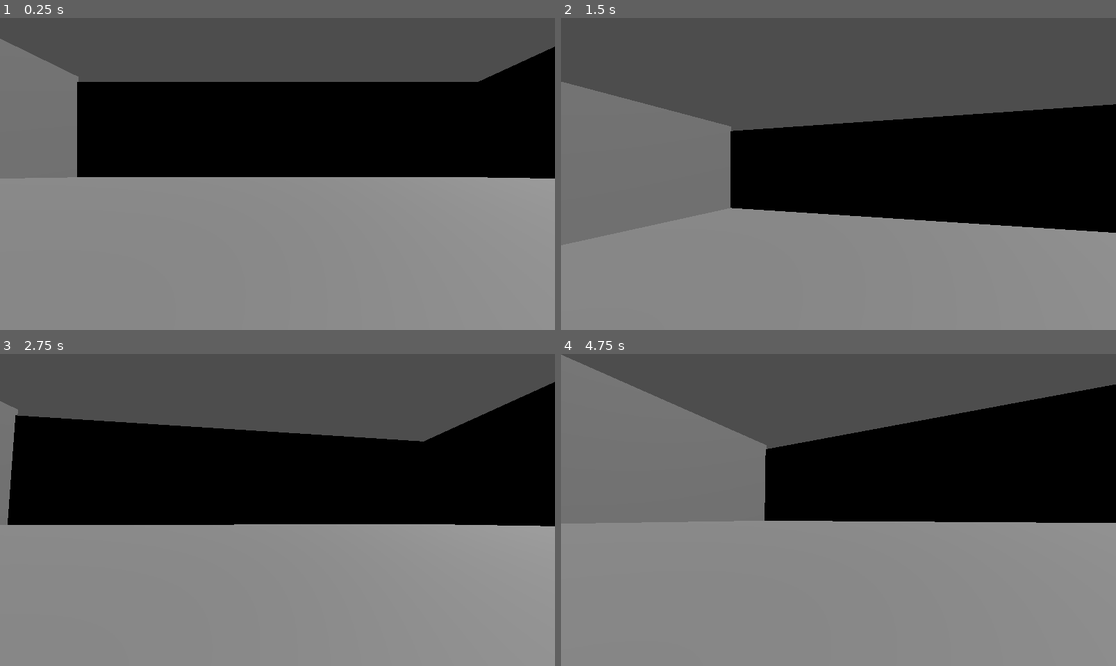
Above: before the commit, frames 1-4 (two rows, left to right).
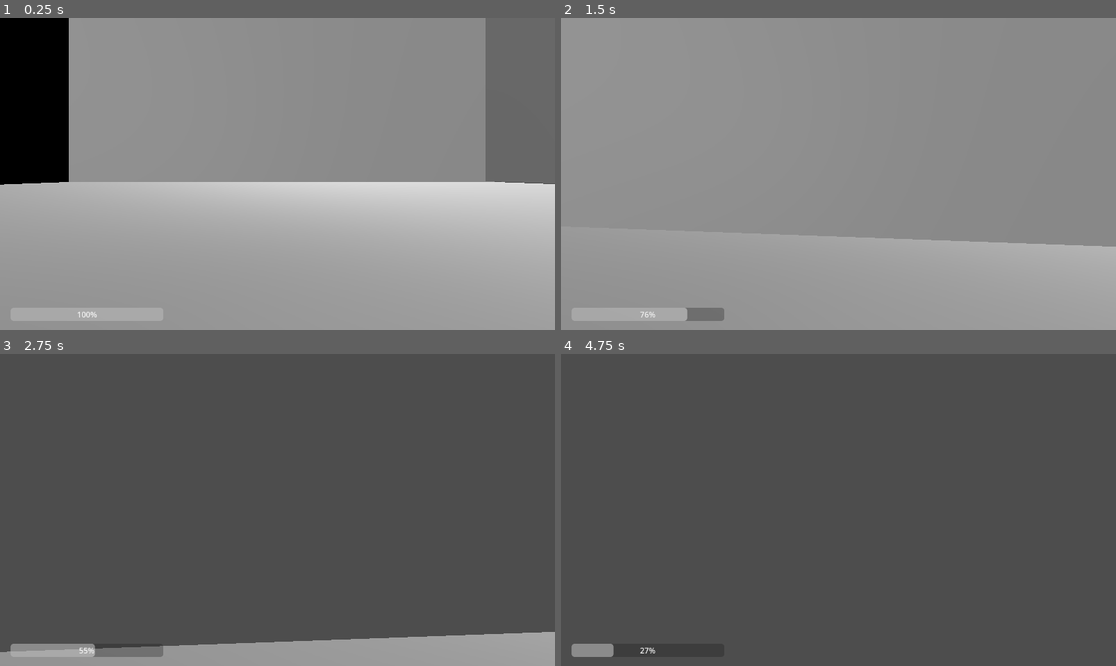
Above: after the commit, the same moments.

Repository: Duckayy/airborne
Game: Godot game, scene res://Movement/Movement (Necessary for some reason)/node_3d.tscn
Two runs of this game, one before a commit and one after it. Both use one fixed random seed, a clock stepped at 60 frames per second and the inputs below. Before the commit the project starts from res://Movement/node_3d.tscn.
Inputs (mouse positions are in pixels of both pictures, inside the frame that each line leads up to):
- Up to frame 1 (0.25 s): no input
- Up to frame 2 (1.5 s): tap Enter at 0.5 s; move the mouse to (866, 174) at 0.52 s; hold Shift (Sprint, bound only after the commit) 0.53-1.28 s; hold W (Move Forward) from 0.53 s (still down); click (866, 174) at 0.67 s; tap Space (Jump) at 0.77 s; move the mouse to (810, 174) at 1.27 s; tap Shift (Sprint, bound only after the commit) at 1.35 s
- Up to frame 3 (2.75 s): keep holding W (Move Forward); tap Space (Jump) at 1.52 s; move the mouse to (288, 503) at 2.02 s; hold Shift (Sprint, bound only after the commit) from 2.03 s (still down)
- Up to frame 4 (4.75 s): keep holding W (Move Forward); move the mouse to (832, 516) at 2.77 s; release Shift (Sprint, bound only after the commit) at 2.78 s; tap Shift (Sprint, bound only after the commit) at 2.85, 4.35 s; click (832, 516) at 2.92 s; tap Space (Jump) at 3.02, 3.77, 4.52 s; move the mouse to (877, 513) at 3.52 s; hold Shift (Sprint, bound only after the commit) 3.53-4.28 s; move the mouse to (794, 506) at 4.27 s

The runs differ from the first frame. In frame 1, 74% of the frame differs, in the area x 0-100%, y 0-98%; in frame 2, 71%; in frame 3, 70%; in frame 4, 82%, in the area x 0-100%, y 0-100%.

Commit message:
Movement Clean up

Diff:
--- a/airborne/Player1.tscn
+++ b/airborne/Movement/Movement (Necessary for some reason)/Player1.tscn
@@ -1,6 +1,6 @@
 [gd_scene format=3 uid="uid://bknurpu0fxg6q"]
 
-[ext_resource type="Script" uid="uid://b0xswtfoacgtj" path="res://player_1.gd" id="1_nkmm1"]
+[ext_resource type="Script" uid="uid://b0xswtfoacgtj" path="res://Movement/Movement (Necessary for some reason)/player_1.gd" id="1_nkmm1"]
 
 [sub_resource type="CapsuleShape3D" id="CapsuleShape3D_5pxne"]
 
--- a/airborne/node_3d.tscn
+++ b/airborne/Movement/Movement (Necessary for some reason)/node_3d.tscn
@@ -1,6 +1,6 @@
 [gd_scene format=3 uid="uid://dlgeiggnlf0bd"]
 
-[ext_resource type="PackedScene" uid="uid://bknurpu0fxg6q" path="res://Player1.tscn" id="1_a202f"]
+[ext_resource type="PackedScene" uid="uid://bknurpu0fxg6q" path="res://Movement/Movement (Necessary for some reason)/Player1.tscn" id="1_hf6ri"]
 
 [sub_resource type="BoxShape3D" id="BoxShape3D_4xowi"]
 size = Vector3(104.59659, 0.2805786, 106.71235)
@@ -85,7 +85,7 @@
 transform = Transform3D(1, 0, 0, 0, 1, 0, 0, 0, 1, -51.04012, 24.082027, -0.070560455)
 shape = SubResource("BoxShape3D_i5arm")
 
-[node name="CharacterBody3D" parent="." unique_id=874964806 instance=ExtResource("1_a202f")]
+[node name="CharacterBody3D" parent="." unique_id=874964806 instance=ExtResource("1_hf6ri")]
 transform = Transform3D(1, 0, 0, 0, 1, 0, 0, 0, 1, -0.28049564, 1.5937827, -0.16702193)
 
 [node name="Head" type="Node3D" parent="CharacterBody3D" unique_id=117471176]
--- a/airborne/player_1.gd
+++ b/airborne/Movement/Movement (Necessary for some reason)/player_1.gd
@@ -52,7 +52,7 @@
 	if Input.is_action_pressed("Move Forward"):
 		input_dir.y += 1
 
-	if Input.is_action_pressed("Move Backwards"):
+	if Input.is_action_pressed("Move Backward"):
 		input_dir.y -= 1
 
 	input_dir = input_dir.normalized()
--- a/airborne/project.godot
+++ b/airborne/project.godot
@@ -11,7 +11,7 @@
 [application]
 
 config/name="Airborne"
-run/main_scene="uid://cprtwq71dfhv7"
+run/main_scene="uid://dlgeiggnlf0bd"
 config/features=PackedStringArray("4.6", "Forward Plus")
 config/icon="res://icon.svg"
 
@@ -46,6 +46,11 @@
 "events": [Object(InputEventKey,"resource_local_to_scene":false,"resource_name":"","device":-1,"window_id":0,"alt_press …(191 unchanged characters)…
 ]
 }
+Sprint={
+"deadzone": 0.2,
+"events": [Object(InputEventKey,"resource_local_to_scene":false,"resource_name":"","device":-1,"window_id":0,"alt_pressed":false,"shift_pressed":false,"ctrl_pressed":false,"meta_pressed":false,"pressed":false,"keycode":0,"physical_keycode":4194325,"key_label":0,"unicode":0,"location":0,"echo":false,"script":null)
+]
+}
 
 [physics]
 
Renamed: airborne/character_body_3d.gd -> airborne/Movement/Movement (Necessary for some reason)/character_body_3d.gd
Renamed: airborne/character_body_3d.gd.uid -> airborne/Movement/Movement (Necessary for some reason)/character_body_3d.gd.uid
Renamed: airborne/player_1.gd.uid -> airborne/Movement/Movement (Necessary for some reason)/player_1.gd.uid
